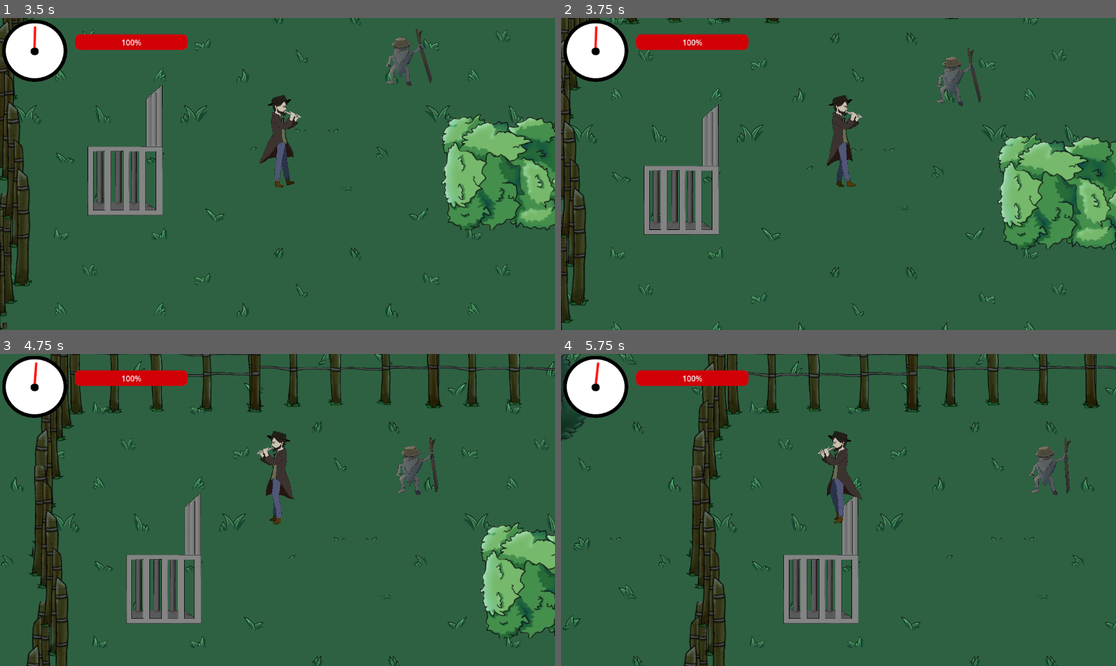
Above: before the commit, frames 1-4 (two rows, left to right).
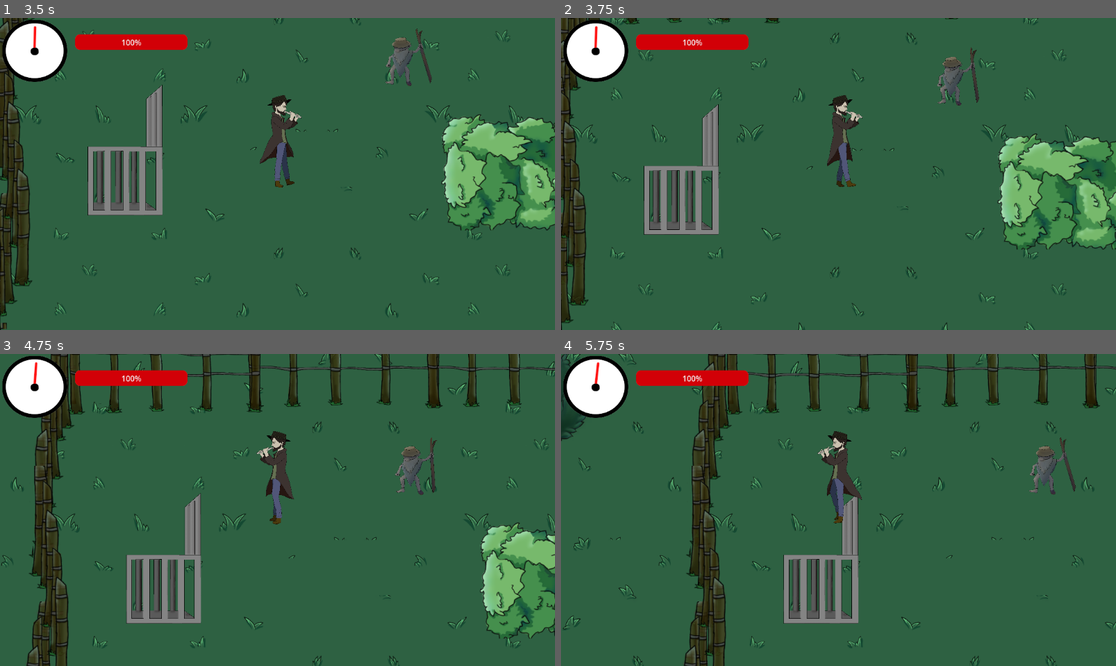
Above: after the commit, the same moments.

Repository: MauroEscalante-Hub/Symphony-of-the-Cryptids
Game: Godot game, scene res://escenas/menu_principal/menu_principal.tscn
Two runs of this game, one before a commit and one after it. Both use one fixed random seed, a clock stepped at 60 frames per second and the inputs below.
Inputs (mouse positions are in pixels of both pictures, inside the frame that each line leads up to):
- Up to frame 1 (3.5 s): tap Enter at 0.5 s; move the mouse to (399, 158) at 0.52 s; hold D (Derecha) 0.53-1.28 s; tap Space (SaltarMapa) at 0.77, 1.52, 2.75 s; move the mouse to (166, 189) at 1.27 s; hold S (Abajo) 1.28-2 s; click "COMENZAR JUEGO" at 2 s; move the mouse to (333, 105) at 2.77 s; hold D (Derecha) from 2.78 s (still down)
- Up to frame 2 (3.75 s): move the mouse to (810, 236) at 3.52 s; release D (Derecha) at 3.53 s; hold W (Arriba) from 3.53 s (still down)
- Up to frame 3 (4.75 s): tap Space (SaltarMapa) at 3.77, 4.52 s; move the mouse to (444, 556) at 4.27 s; release W (Arriba) at 4.28 s; hold A (Izquierda) from 4.28 s (still down)
- Up to frame 4 (5.75 s): keep holding A (Izquierda); move the mouse to (672, 463) at 5.02 s; tap Space (SaltarMapa) at 5.27 s

Frame 1 is identical in both runs. In frame 2, 0.2% of the frame differs, in the area x 67-76%, y 9-29%; in frame 3, 0.2%; in frame 4, 0.3%, in the area x 84-93%, y 26-46%.

Commit message:
Kickoff
Para la ultima semana

Diff:
--- a/symphony-of-the-cryptids/escenas/criptidos/luz_mala/luz_mala.tscn
+++ b/symphony-of-the-cryptids/escenas/criptidos/luz_mala/luz_mala.tscn
@@ -18,7 +18,7 @@
 "duration": 1.0,
 "texture": ExtResource("5_dn5g5")
 }],
-"loop": true,
+"loop": 1,
 "name": &"default",
 "speed": 5.0
 }]
@@ -38,7 +38,8 @@
 position = Vector2(7.3333397, -6.666668)
 scale = Vector2(0.138, 0.142)
 sprite_frames = SubResource("SpriteFrames_3xd07")
-frame_progress = 0.086847864
+frame = 1
+frame_progress = 0.86639464
 
 [node name="CollisionShape2D" type="CollisionShape2D" parent="." unique_id=1853714090]
 scale = Vector2(1.875, 1.875)
--- a/symphony-of-the-cryptids/escenas/criptidos/pomberito/pomberito.tscn
+++ b/symphony-of-the-cryptids/escenas/criptidos/pomberito/pomberito.tscn
@@ -42,6 +42,7 @@
 scale = Vector2(0.085834265, 0.07707839)
 sprite_frames = SubResource("SpriteFrames_jq8tk")
 animation = &"caminar"
+frame_progress = 0.21154629
 
 [node name="CollisionShape2D" type="CollisionShape2D" parent="." unique_id=938637605]
 scale = Vector2(2.91991, 2.7899616)
Not shown, changed: symphony-of-the-cryptids/escenas/Jaula/ENCERRADO.png.import
Not shown, changed: symphony-of-the-cryptids/escenas/Jaula/Jaula_Abierta.png.import
